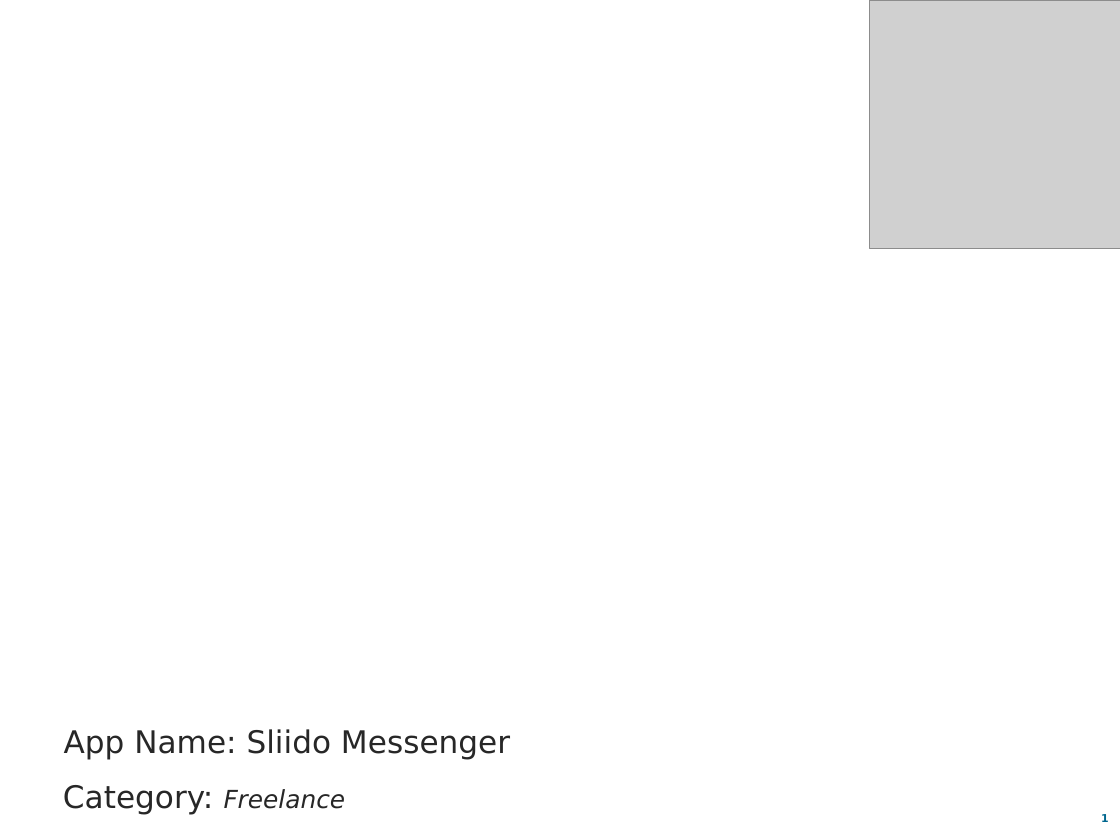
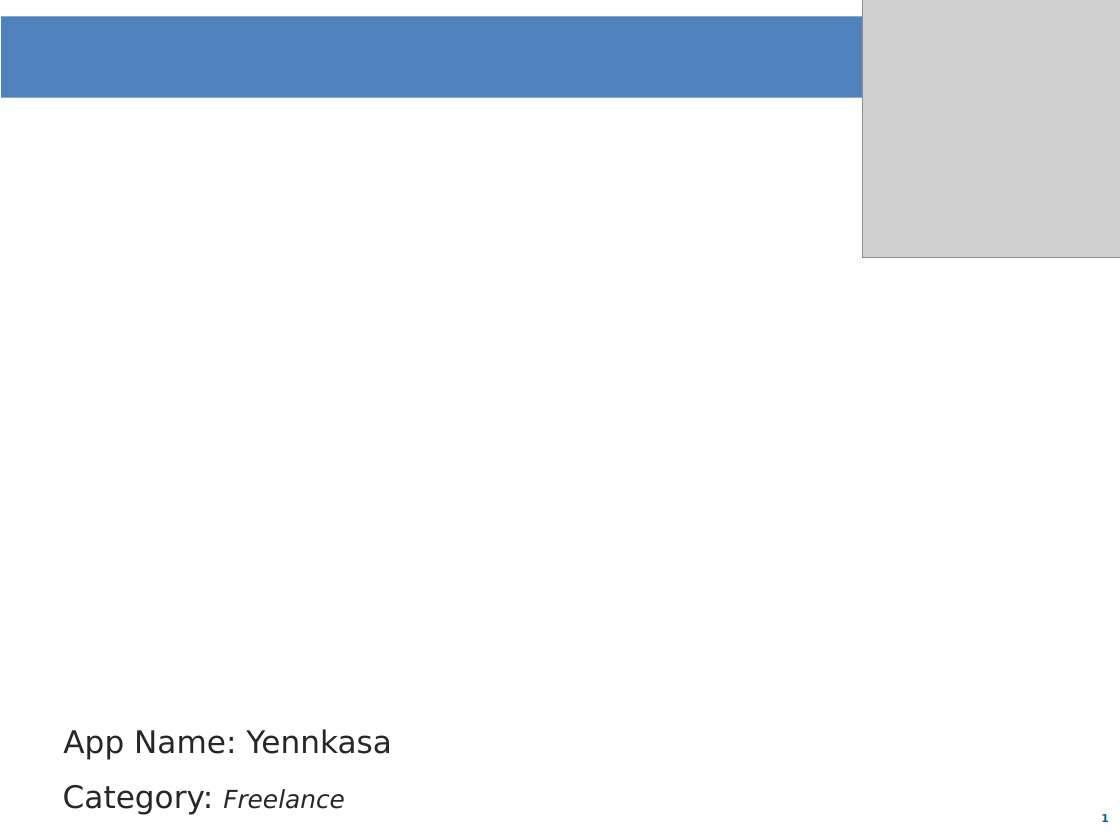
Before and after one commit to yaaminu/yennkasa-android, a slide deck: slide 1 of app-challenge presentation.pptx. Drawn at 1120x840 pixels with LibreOffice and Linux fonts; fonts in the diff are those of the drawing; grey boxes stand for pictures; background and template pictures are left out. Boxes give left, top, right and bottom in pixels: in the first picture for what was removed or moved away, otherwise in the second. Text is boxed around its words. In the diff, an @@ line names an element or a change of style, - is before the commit and + after.

```diff
--- a/app-challenge presentation.pptx
+++ b/app-challenge presentation.pptx
@@ rectangle added at [1, 17, 1120, 99], fill #4F81BD @@
@@ picture: place and size @@
-picture at [869, 0, 1120, 249]
+picture at [862, 0, 1120, 258]
@@ text at [63, 729, 391, 759]: text changed @@
-App Name: Sliido Messenger
+App Name: Yennkasa
```
Also in this commit, not shown: 12 other slides changed, 16 other files.
